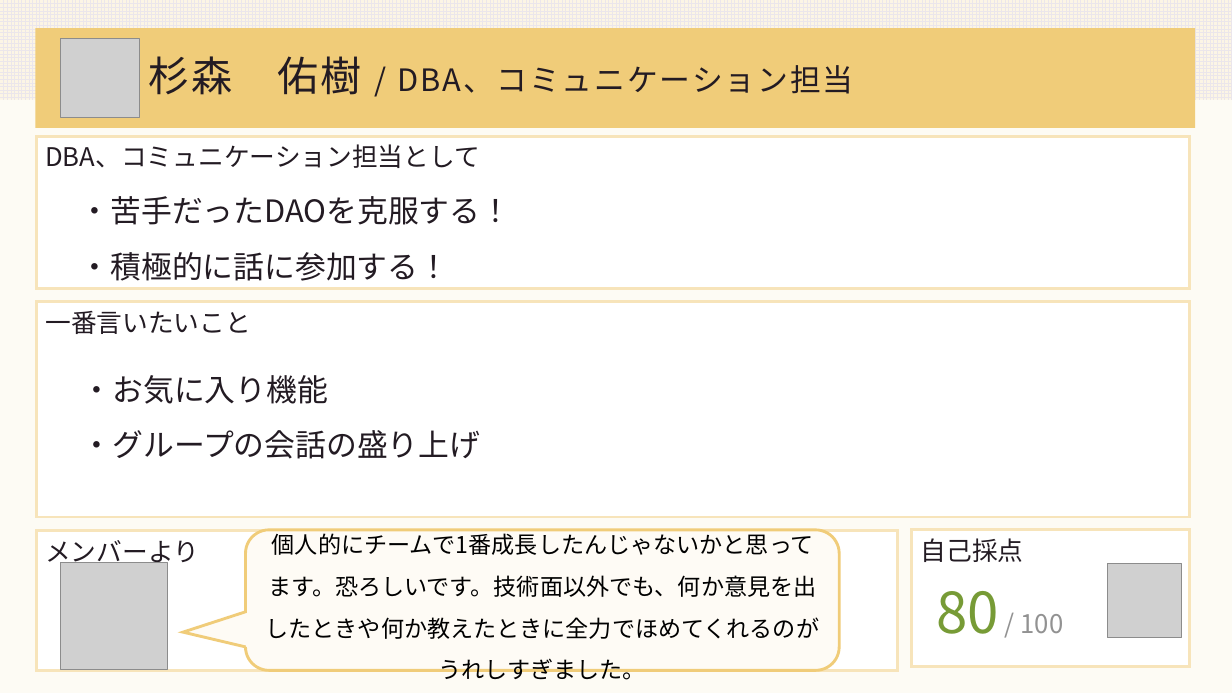
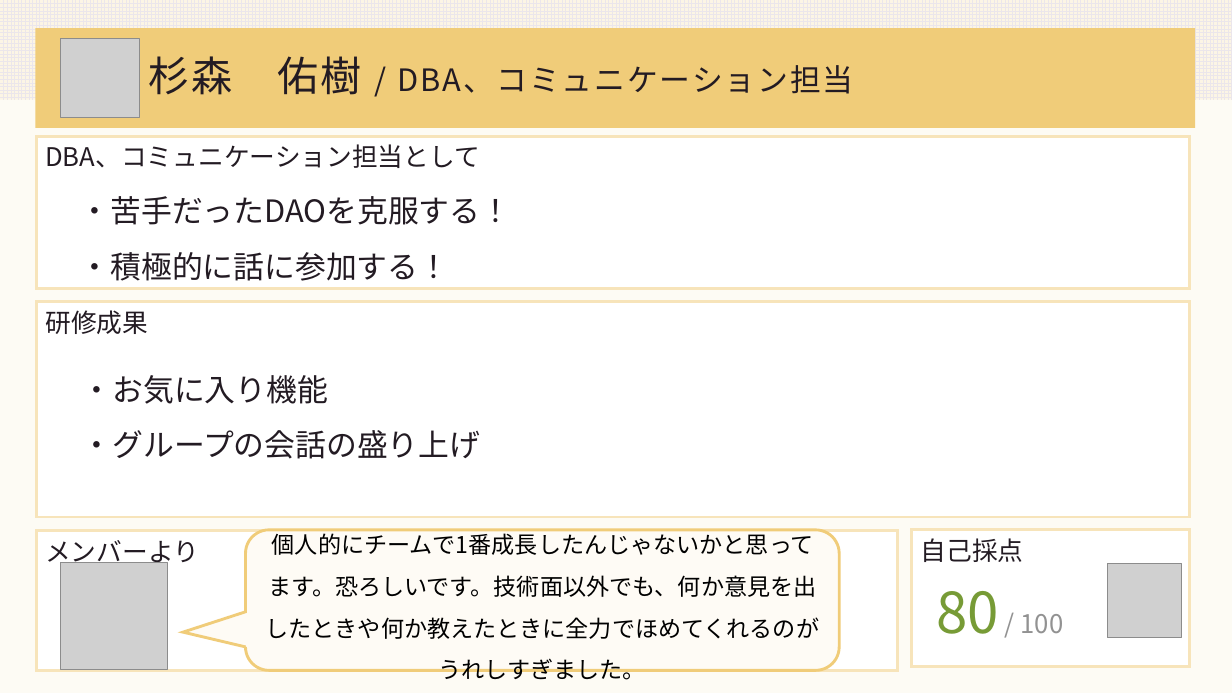
Before and after one commit to DOJO-2021/A-4, a slide deck: slide 23 of documents/worldMap発表資料改良.pptx. Drawn at 1232x693 pixels with LibreOffice and Linux fonts; fonts in the diff are those of the drawing; grey boxes stand for pictures. Boxes give left, top, right and bottom in pixels: in the first picture for what was removed or moved away, otherwise in the second. Text is boxed around its words. In the diff, an @@ line names an element or a change of style, - is before the commit and + after.

```diff
--- a/documents/worldMap発表資料改良.pptx
+++ b/documents/worldMap発表資料改良.pptx
@@ text in rectangle at <box>45,310,148,334</box>: text changed @@
-一番言いたいこと
+研修成果
```
Also in this commit, not shown: 6 other slides changed, 2 slides added, 1 slide removed.
